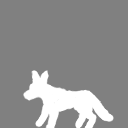
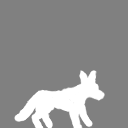
Comparing the layer stacks of the two 128 x 128 images. Changes:
painted on "Background" over (14, 70, 114, 128)
